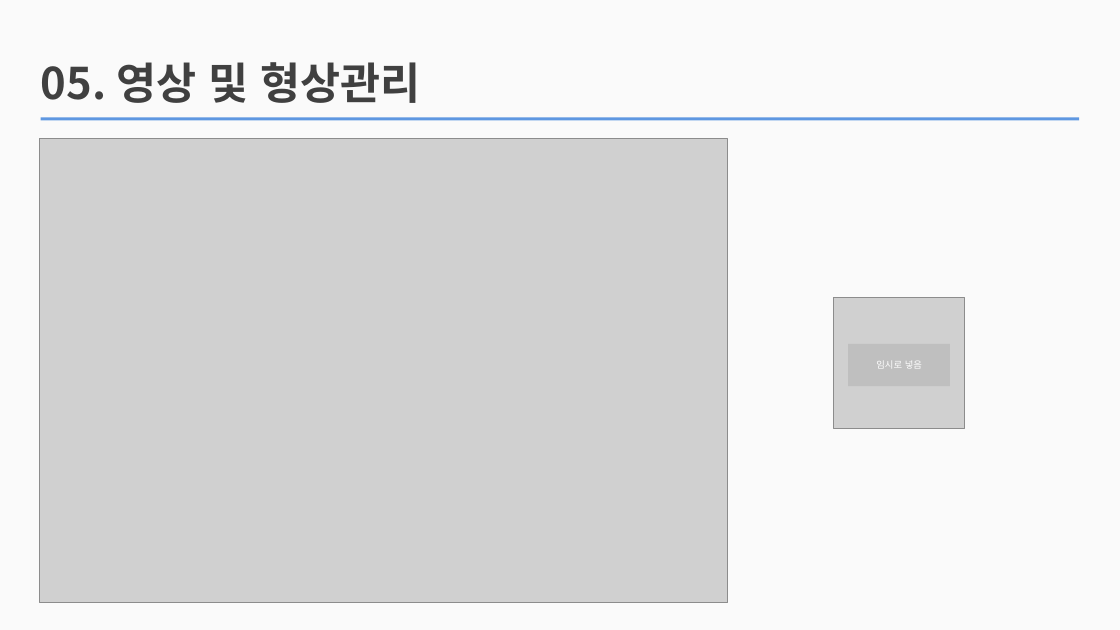
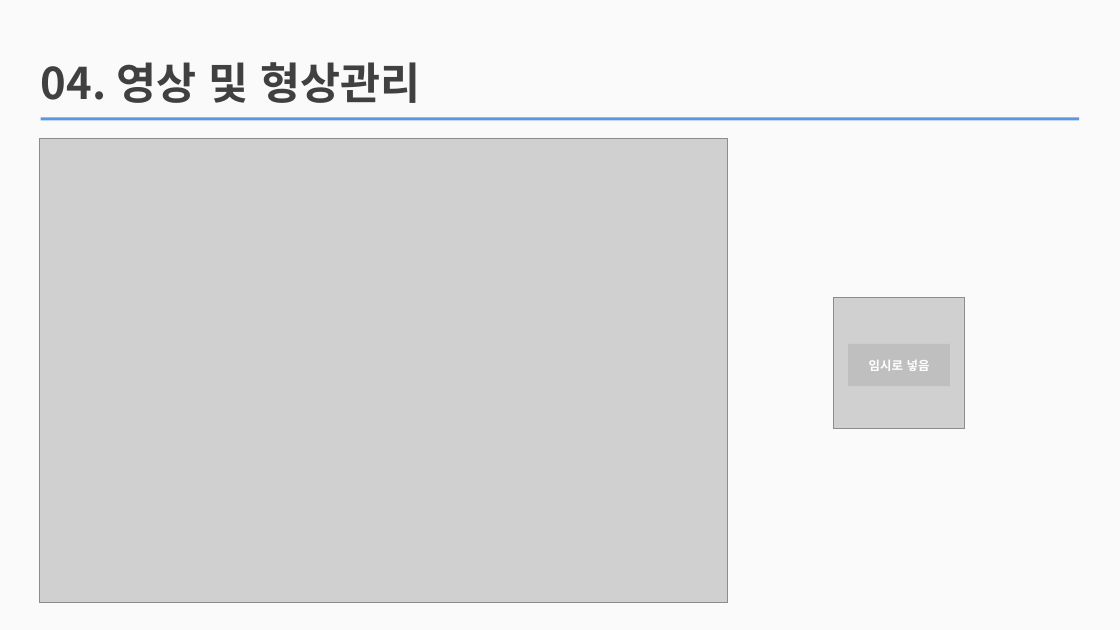
Before and after one commit to jhy0409/jhy0409, a slide deck: slide 7 of 2 vsStudio_P/210408_cSharp_basic_chap5/sukje_lotto/PPT/210409_로또번호 생성기.pptx (slide 8 before the commit). Drawn at 1120x630 pixels with LibreOffice and Linux fonts; fonts in the diff are those of the drawing; grey boxes stand for pictures. Boxes give left, top, right and bottom in pixels: in the first picture for what was removed or moved away, otherwise in the second. Text is boxed around its words. In the diff, an @@ line names an element or a change of style, - is before the commit and + after.

```diff
--- a/2 vsStudio_P/210408_cSharp_basic_chap5/sukje_lotto/PPT/210409_로또번호 생성기.pptx
+++ b/2 vsStudio_P/210408_cSharp_basic_chap5/sukje_lotto/PPT/210409_로또번호 생성기.pptx
@@ text at (x1=41, y1=62, x2=420, y2=103): text changed @@
-05. 영상 및 형상관리
+04. 영상 및 형상관리
@@ rectangle "임시로 넣음" at (x1=848, y1=344, x2=950, y2=386): size 6 to 8 pt, bold on @@
```
Also in this commit, not shown: 5 other slides changed, 1 slide added, 1 slide removed, 37 other files.
